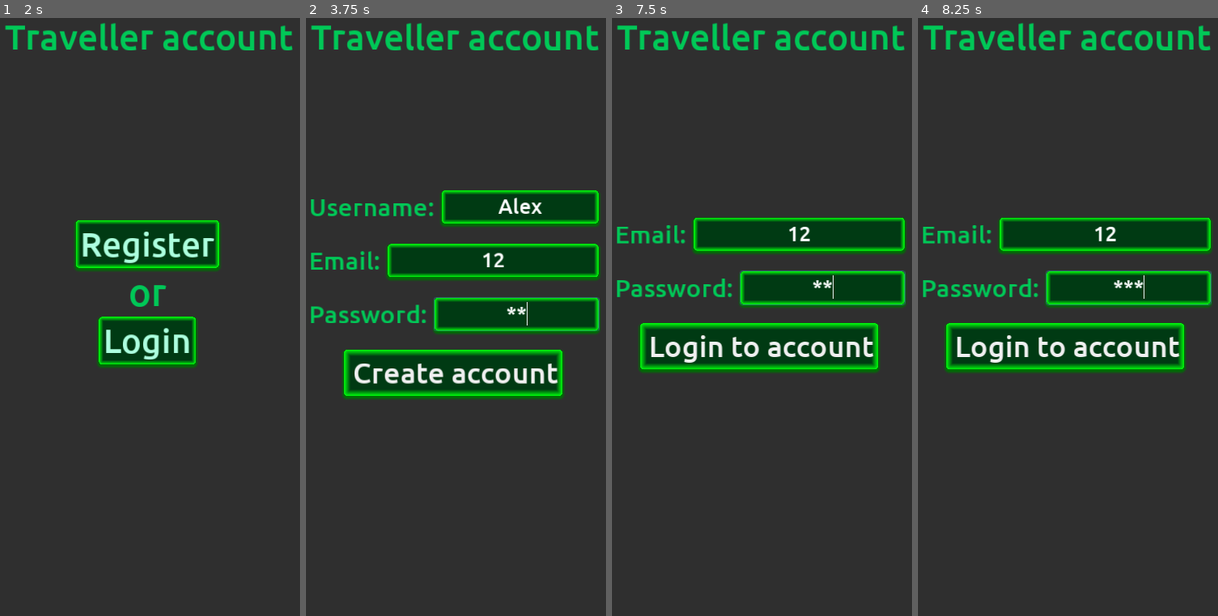
Above: before the commit, frames 1-4 (left to right).
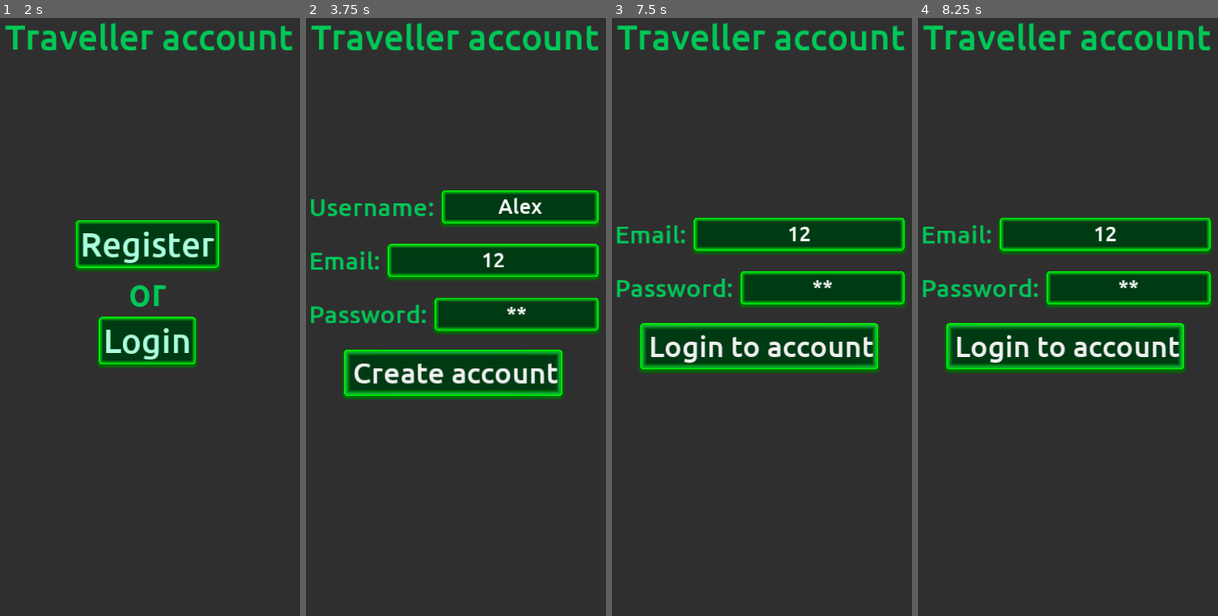
Above: after the commit, the same moments.

Repository: TowerVerse/towerverseandroid
Game: Godot game, scene res://assets/Scenes/StartMenu.tscn
Same seed, same stepped clock (60 frames per second), same inputs: the game is played once before the commit and once after it.
Inputs (mouse positions are in pixels of both pictures, inside the frame that each line leads up to):
- Up to frame 1 (2 s): click "Play" at 0.5 s
- Up to frame 2 (3.75 s): click "Register" at 2 s; click (519, 209) at 2.77 s; type "Alex" at 2.85 s; click (492, 263) at 3 s; type "12" at 3.08 s; click (516, 317) at 3.23 s; type "12" at 3.32 s; click "Create account" at 3.5 s
- Up to frame 3 (7.5 s): tap Enter at 4.25 s; hold Escape (ui_back) 4.28-5.03 s; click "Login" at 5.75 s; click (798, 233) at 6.52 s; type "12" at 6.6 s; click (822, 287) at 6.75 s; type "12" at 6.83 s; click "Login to account" at 7.25 s
- Up to frame 4 (8.25 s): tap Space at 8 s

Frame 1 is identical in both runs. In frame 2, 0.4% of the frame differs, in the area x 13-98%, y 46-63%; in frame 3, 0.6%; in frame 4, 0.7%, in the area x 10-98%, y 42-59%.

Commit message:
Now the app auto logs in if it detects an account. Removed deprecated property. Improved loading screen. Fixed Save bug. Fixed Utils saved credentials and print.

Diff:
--- a/assets/Scenes/Account.tscn
+++ b/assets/Scenes/Account.tscn
@@ -7,7 +7,6 @@
 [ext_resource path="res://assets/Fonts/button_font.tres" type="DynamicFont" id=5]
 [ext_resource path="res://assets/Fonts/lineedit_font.tres" type="DynamicFont" id=6]
 [ext_resource path="res://assets/Fonts/label_font.tres" type="DynamicFont" id=7]
-
 
 [sub_resource type="DynamicFont" id=1]
 size = 85
@@ -75,7 +74,6 @@
 [node name="tween" type="Tween" parent="."]
 
 [node name="account_buttons_container" type="VBoxContainer" parent="."]
-visible = false
 anchor_left = 0.5
 anchor_top = 0.5
 anchor_right = 0.5
@@ -93,7 +91,6 @@
 margin_left = 143.0
 margin_right = 477.0
 margin_bottom = 111.0
-focus_mode = 0
 size_flags_horizontal = 4
 custom_styles/hover = ExtResource( 4 )
 custom_styles/pressed = ExtResource( 4 )
@@ -103,7 +100,6 @@
 custom_colors/font_color_disabled = Color( 0.67451, 1, 0.870588, 1 )
 custom_colors/font_color = Color( 0.67451, 1, 0.870588, 1 )
 custom_colors/font_color_pressed = Color( 1, 1, 1, 1 )
-enabled_focus_mode = 0
 text = "Register"
 __meta__ = {
 "_edit_use_anchors_": false
@@ -127,7 +123,6 @@
 margin_top = 229.0
 margin_right = 423.0
 margin_bottom = 340.0
-focus_mode = 0
 size_flags_horizontal = 4
 custom_styles/hover = ExtResource( 4 )
 custom_styles/pressed = ExtResource( 4 )
@@ -137,13 +132,13 @@
 custom_colors/font_color_disabled = Color( 0.67451, 1, 0.870588, 1 )
 custom_colors/font_color = Color( 0.67451, 1, 0.870588, 1 )
 custom_colors/font_color_pressed = Color( 1, 1, 1, 1 )
-enabled_focus_mode = 0
 text = "Login"
 __meta__ = {
 "_edit_use_anchors_": false
 }
 
 [node name="register_container" type="VBoxContainer" parent="."]
+visible = false
 anchor_left = 0.5
 anchor_top = 0.5
 anchor_right = 0.5
@@ -275,7 +270,6 @@
 margin_top = 482.0
 margin_right = 595.0
 margin_bottom = 582.0
-focus_mode = 0
 size_flags_horizontal = 4
 custom_styles/hover = ExtResource( 4 )
 custom_styles/pressed = ExtResource( 4 )
@@ -285,7 +279,6 @@
 custom_colors/font_color_disabled = Color( 0.67451, 1, 0.870588, 1 )
 custom_colors/font_color = Color( 0.67451, 1, 0.870588, 1 )
 custom_colors/font_color_pressed = Color( 1, 1, 1, 1 )
-enabled_focus_mode = 0
 text = "Create account"
 __meta__ = {
 "_edit_use_anchors_": false
@@ -391,7 +384,6 @@
 margin_top = 355.0
 margin_right = 619.0
 margin_bottom = 455.0
-focus_mode = 0
 size_flags_horizontal = 4
 custom_styles/hover = ExtResource( 4 )
 custom_styles/pressed = ExtResource( 4 )
@@ -401,7 +393,6 @@
 custom_colors/font_color_disabled = Color( 0.67451, 1, 0.870588, 1 )
 custom_colors/font_color = Color( 0.67451, 1, 0.870588, 1 )
 custom_colors/font_color_pressed = Color( 1, 1, 1, 1 )
-enabled_focus_mode = 0
 text = "Login to account"
 __meta__ = {
 "_edit_use_anchors_": false
--- a/assets/Scenes/StartMenu.tscn
+++ b/assets/Scenes/StartMenu.tscn
@@ -53,7 +53,6 @@
 [node name="play_button" type="Button" parent="button_container"]
 margin_right = 318.0
 margin_bottom = 111.0
-focus_mode = 0
 size_flags_horizontal = 5
 custom_styles/hover = ExtResource( 2 )
 custom_styles/pressed = ExtResource( 2 )
@@ -63,7 +62,6 @@
 custom_colors/font_color_disabled = Color( 0.67451, 1, 0.870588, 1 )
 custom_colors/font_color = Color( 0.67451, 1, 0.870588, 1 )
 custom_colors/font_color_pressed = Color( 1, 1, 1, 1 )
-enabled_focus_mode = 0
 text = "Play"
 __meta__ = {
 "_edit_use_anchors_": false
@@ -73,7 +71,6 @@
 margin_top = 171.0
 margin_right = 318.0
 margin_bottom = 282.0
-focus_mode = 0
 size_flags_horizontal = 5
 custom_styles/hover = ExtResource( 2 )
 custom_styles/pressed = ExtResource( 2 )
@@ -83,7 +80,6 @@
 custom_colors/font_color_disabled = Color( 0.67451, 1, 0.870588, 1 )
 custom_colors/font_color = Color( 0.67451, 1, 0.870588, 1 )
 custom_colors/font_color_pressed = Color( 1, 1, 1, 1 )
-enabled_focus_mode = 0
 text = "Options"
 __meta__ = {
 "_edit_use_anchors_": false
@@ -93,7 +89,6 @@
 margin_top = 342.0
 margin_right = 318.0
 margin_bottom = 453.0
-focus_mode = 0
 size_flags_horizontal = 5
 custom_styles/hover = ExtResource( 2 )
 custom_styles/pressed = ExtResource( 2 )
@@ -103,7 +98,6 @@
 custom_colors/font_color_disabled = Color( 0.67451, 1, 0.870588, 1 )
 custom_colors/font_color = Color( 0.67451, 1, 0.870588, 1 )
 custom_colors/font_color_pressed = Color( 1, 1, 1, 1 )
-enabled_focus_mode = 0
 text = "About"
 __meta__ = {
 "_edit_use_anchors_": false
--- a/assets/Scripts/Loading.gd
+++ b/assets/Scripts/Loading.gd
@@ -30,7 +30,9 @@
 		get_tree().change_scene("res://assets/Scenes/StartMenu.tscn")
 		return
 
+	var event = ''
 	var final_packet = {}
+	var callback: FuncRef = null
 	var target_args = []
 
 	var progress_to_add = 100.0 / len(Variables.loading_packets)
@@ -38,35 +40,39 @@
 	for packet in Variables.loading_packets.values():
 		loading_label.text = packet['text']
 
+		event = packet['event']
+
 		final_packet = {}
+
+		callback = null
+
 		target_args = packet['target_args']
 
+		if 'callback' in packet:
+			callback = packet['callback']
+
+		packet.erase('event')
 		packet.erase('text')
+		packet.erase('callback')
 		packet.erase('target_args')
 
 		for key in packet.keys():
-			if not key == 'event':
-				final_packet[key] = packet[key]
+			final_packet[key] = packet[key]
 
-		Socket.send_packet(packet['event'], final_packet)
+		Socket.send_packet(event, final_packet)
 
-		var match_case_reply = packet['event'] + 'Reply'
+		var match_case_reply = event + 'Reply'
 
 		var result_response = yield(Socket, 'packet_fetched')
 
 		match result_response['event']:
 			match_case_reply:
-				if 'callback' in packet:
-					var target_args_arr = []
-
-					for arg in target_args:
-						target_args_arr.append(arg)
-
-					packet['callback'].call_funcv(target_args_arr)
+				if callback:
+					callback.call_funcv(target_args)
 
 				loading_progress.value += progress_to_add
 			_:
-				Utils.log('Error calling ' + packet['event'] + ': '+ str(result_response))
+				Utils.log('Error calling ' + event + ': '+ str(result_response))
 				get_tree().change_scene("res://assets/Scenes/StartMenu.tscn")
 				return
 
--- a/assets/Scripts/Save.gd
+++ b/assets/Scripts/Save.gd
@@ -64,6 +64,8 @@
 func get_file_dict() -> Dictionary:
 	check_file()
 
-	file.open(Variables.SAVE_FILENAME, File.READ_WRITE)
+	var temp_file = File.new()
 
-	return JSON.parse(file.get_as_text()).result
+	temp_file.open(Variables.SAVE_FILENAME, File.READ_WRITE)
+
+	return JSON.parse(temp_file.get_as_text()).result
--- a/assets/Scripts/StartMenu.gd
+++ b/assets/Scripts/StartMenu.gd
@@ -13,7 +13,18 @@
 		get_tree().quit()
 
 func _on_play_button_pressed() -> void:
-	get_tree().change_scene("res://assets/Scenes/Account.tscn")
+	var email = Save.get_value('travellerEmail')
+	var password = Save.get_value('travellerPassword')
+
+	if email && password:
+		Utils.add_loading_packet('loginTraveller', {'travellerEmail': email,
+													'travellerPassword': password},
+								'Logging in...')
+
+		get_tree().change_scene("res://assets/Scenes/Loading.tscn")
+
+	else:
+		get_tree().change_scene("res://assets/Scenes/Account.tscn")
 
 func fade_in():
 	tween.interpolate_property(start_menu, 'modulate', Color(1, 1, 1, 0), Color(1, 1, 1, 1), 1)
--- a/assets/Scripts/Utils.gd
+++ b/assets/Scripts/Utils.gd
@@ -10,15 +10,13 @@
 func add_loading_packet(event: String, data: Dictionary = {}, loading_text: String = 'Loading...', callback: FuncRef = null, target_args: Array = []):
 	var final_packet = {'event': event, 'text': loading_text, 'target_args': target_args}
 
+	for key in data.keys():
+		final_packet[key] = data[key]
+
 	if callback:
 		final_packet['callback'] = callback
 
-	for key in data.keys():
-		final_packet[key] = data[key]
-
 	Variables.loading_packets[len(Variables.loading_packets)] = final_packet
-
-	print(final_packet)
 
 func get_item_index(data: Dictionary, key):
 	for i in range(data.size()):
@@ -26,5 +24,5 @@
 			return i
 
 func save_credentials(travellerName: String, travellerPassword: String):
-	Save.add_value('travellerName', travellerName)
+	Save.add_value('travellerEmail', travellerName)
 	Save.add_value('travellerPassword', travellerPassword)
